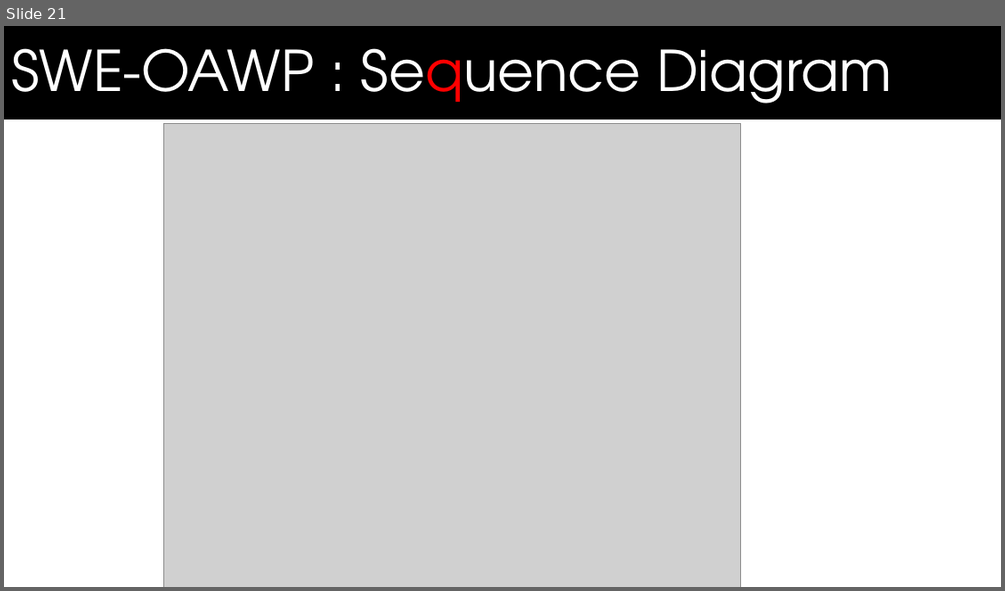
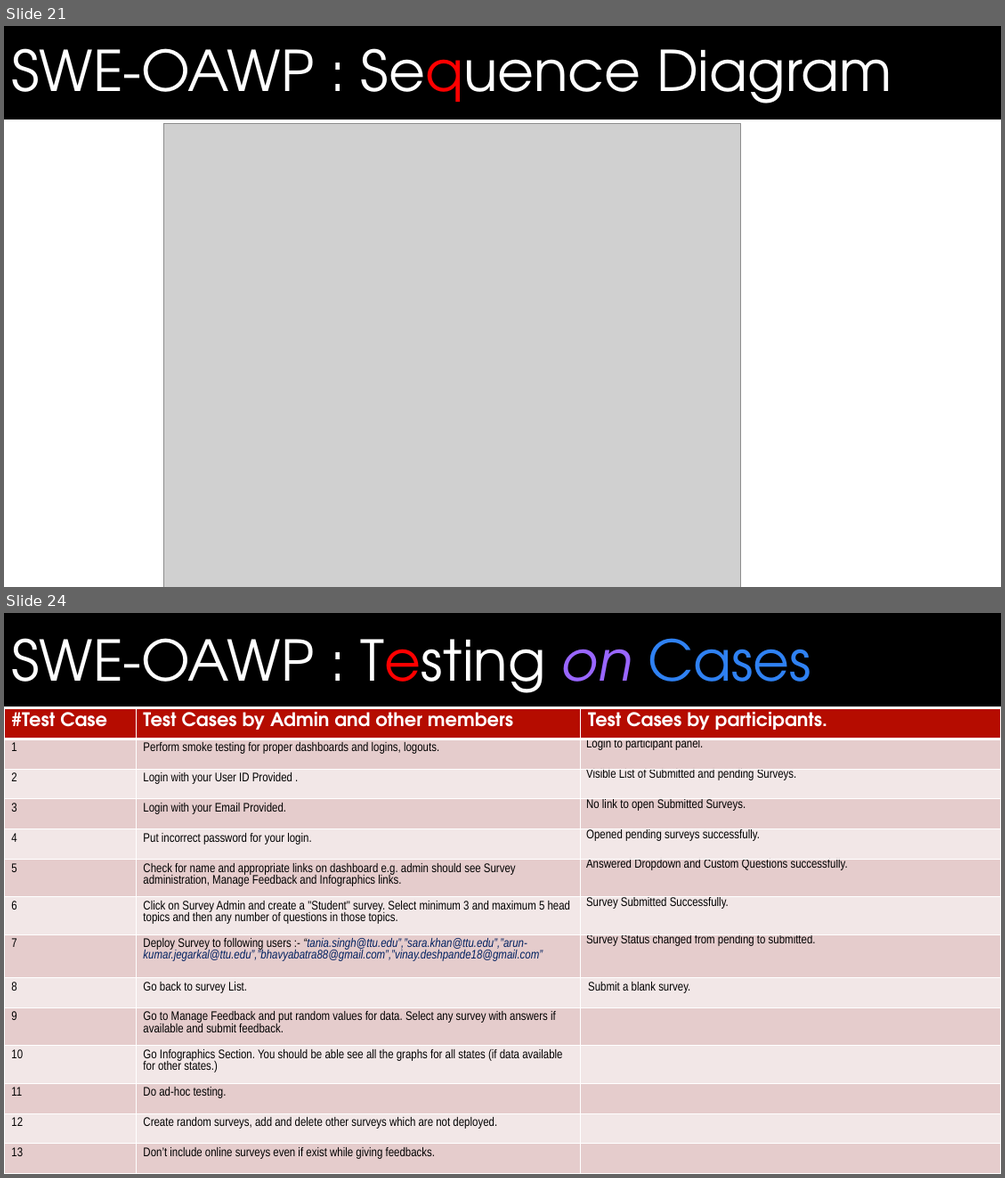
Before and after one commit to bhavyabatra/SWEN_Dynamo, a slide deck: Documentation/Master's Defense Presentation.pptx. Shown one above the other, each under a label of ours: slide 21 before the commit, slides 21 and 24 after it; the slides between them are not shown. The pictures are 1005x591 and 1005x1178 pixels, drawn with LibreOffice and Linux fonts; fonts in the diff are those of the drawing; grey boxes stand for pictures; background and template pictures are left out. Boxes give left, top, right and bottom in pixels: in the first picture for what was removed or moved away, otherwise in the second. Text is boxed around its words. In the diff, an @@ line names an element or a change of style, - is before the commit and + after.

```diff
--- a/Documentation/Master's Defense Presentation.pptx
+++ b/Documentation/Master's Defense Presentation.pptx
@@ slide 24 added at <box>4,613,1001,1174</box>, background #FFFFFF; not listed: 1 template element that a slide beside it also shows @@
@@ text added at <box>11,638,811,707</box>, 54 pt, text #FFFFFF @@
+SWE-OAWP : Testing on Cases
@@ table added at <box>4,709,1001,1174</box>, 14 rows, 3 columns @@
+#Test Case | Test Cases by Admin and other members | Test Cases by participants.
+1 | Perform smoke testing for proper dashboards and logins, logouts. | Login to participant panel.
+2 | Login with your User ID Provided . | Visible List of Submitted and pending Surveys.
+3 | Login with your Email Provided. | No link to open Submitted Surveys.
+4 | Put incorrect password for your login. | Opened pending surveys successfully.
+5 | Check for name and appropriate links on dashboard e.g. admin should see Survey administration, Manage Feedback and Infographics links. | Answered Dropdown and Custom Questions successfully.
+6 | Click on Survey Admin and create a "Student" survey. Select minimum 3 and maximum 5 head topics and then any number of questions in those topics. | Survey Submitted Successfully.
+7 | Deploy Survey to following users :- “tania.singh@ttu.edu”,”sara.khan@ttu.edu”,”arun-kumar.jegarkal@ttu.edu”,”bhavyabatra88@gmail.com”,”vinay.deshpande18@gmail.com” | Survey Status changed from pending to submitted.
+8 | Go back to survey List. | Submit a blank survey.
+9 | Go to Manage Feedback and put random values for data. Select any survey with answers if available and submit feedback. | 
+10 | Go Infographics Section. You should be able see all the graphs for all states (if data available for other states.) | 
+11 | Do ad-hoc testing. | 
+12 | Create random surveys, add and delete other surveys which are not deployed. | 
+13 | Don’t include online surveys even if exist while giving feedbacks. | 
```
Also in this commit, not shown: 3 slides changed, 3 other slides added, 2 slides removed.
